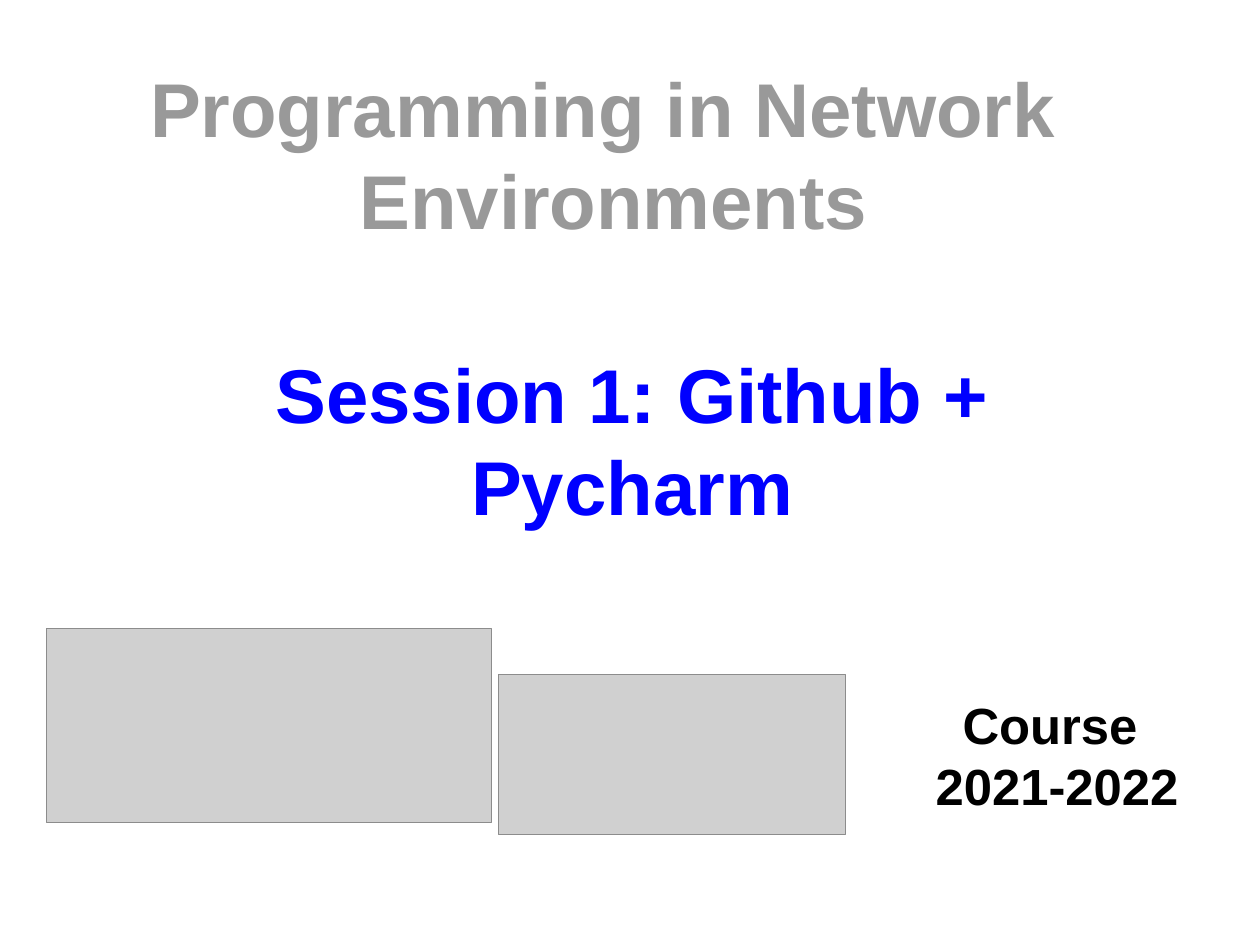
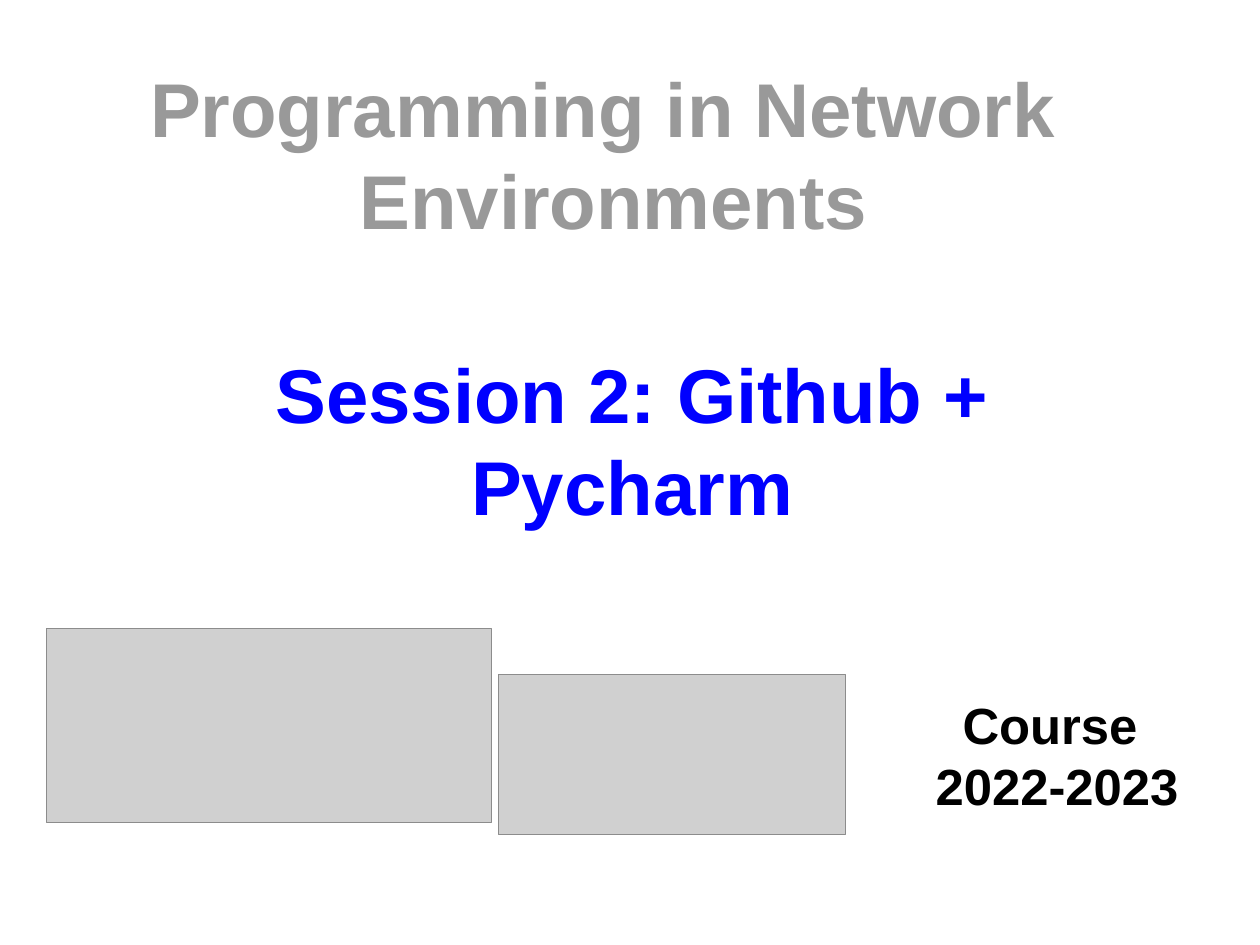
Before and after one commit to rodperex/PNE, a slide deck: slide 1 of s2-tool-2/Cover/Cover.odp. Drawn at 1260x945 pixels with LibreOffice and Linux fonts; fonts in the diff are those of the drawing; grey boxes stand for pictures. Boxes give left, top, right and bottom in pixels: in the first picture for what was removed or moved away, otherwise in the second. Text is boxed around its words. In the diff, an @@ line names an element or a change of style, - is before the commit and + after.

```diff
--- a/s2-tool-2/Cover/Cover.odp
+++ b/s2-tool-2/Cover/Cover.odp
@@ title at (x1=275, y1=367, x2=922, y2=529): text changed @@
-Session 1: Github + Pycharm
+Session 2: Github + Pycharm
@@ title at (x1=936, y1=708, x2=1179, y2=806): text changed @@
-Course
-2021-2022
+Course
+2022-2023
```
Also in this commit, not shown: 7 other files.
